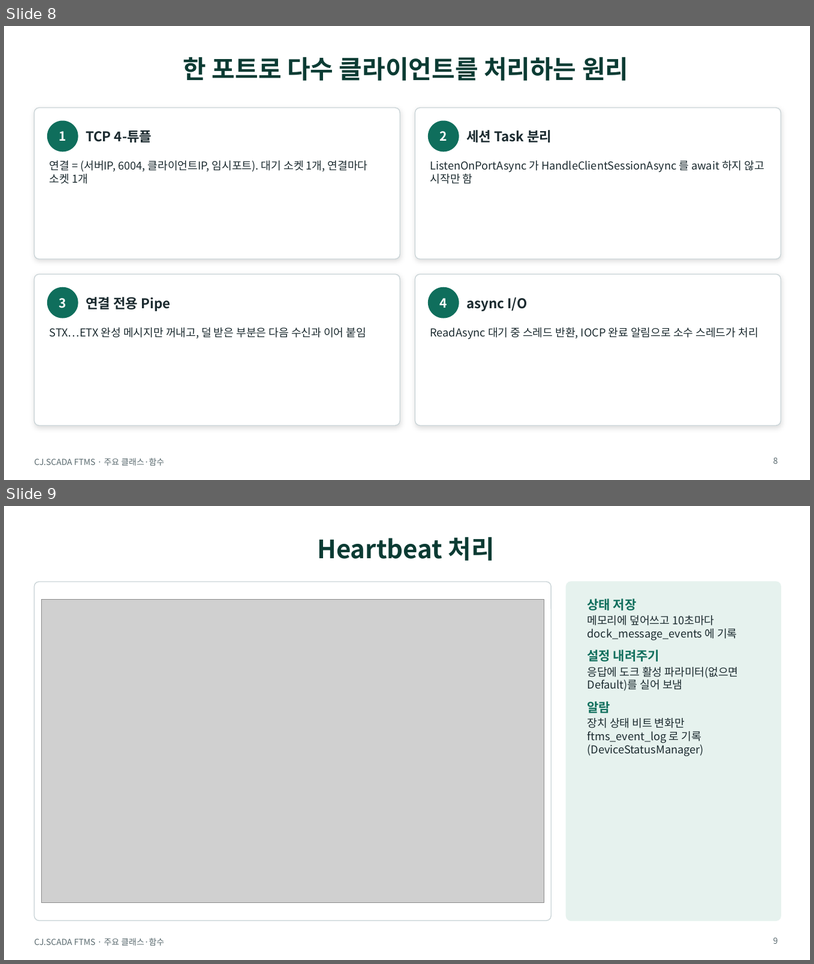
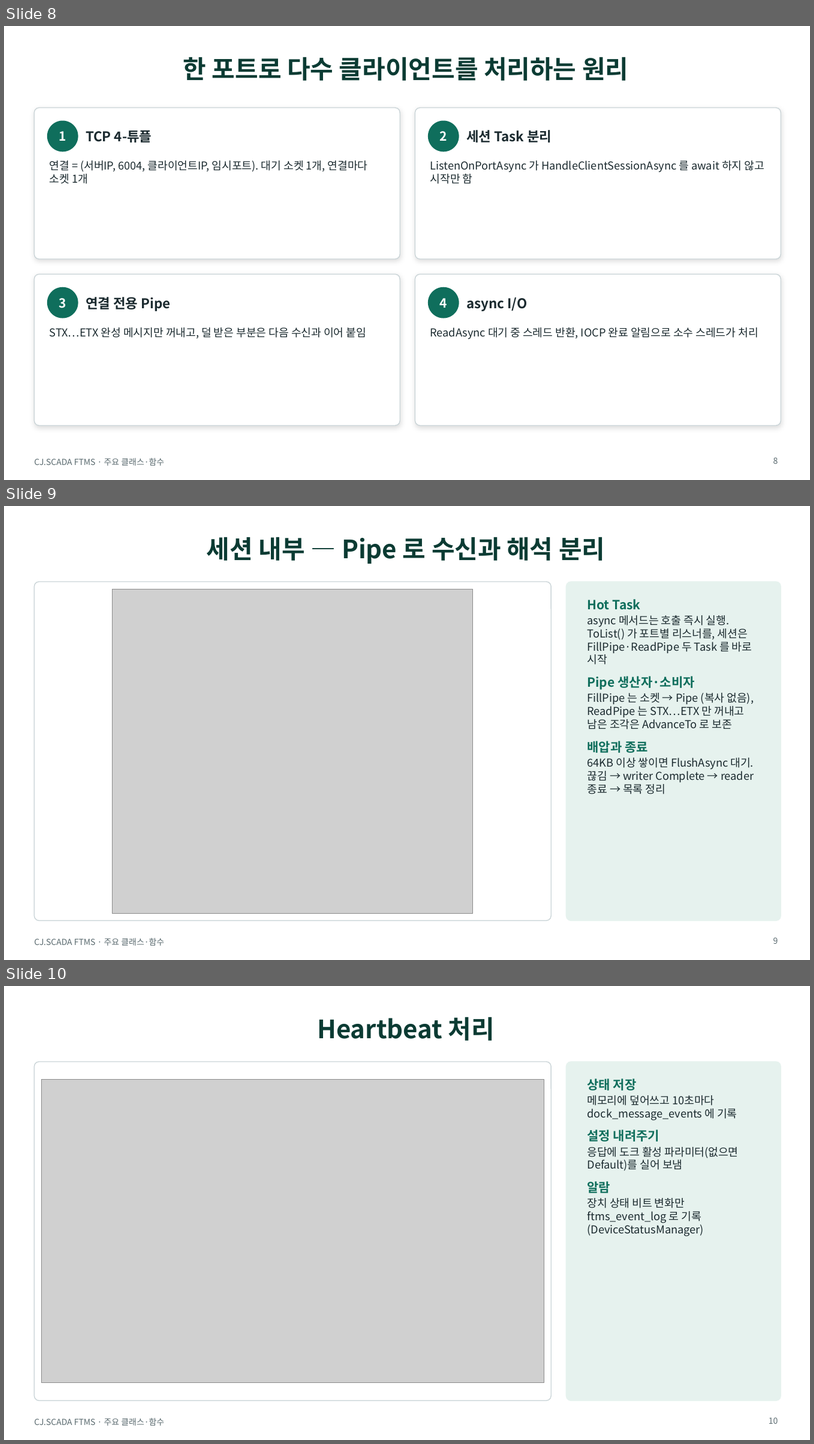
Before and after one commit to JMK8864/-, a slide deck: docs/04_주요클래스-함수-발표.pptx. Shown one above the other, each under a label of ours: slides 8 and 9 before the commit, slides 8, 9 and 10 after it. The pictures are 814x964 and 814x1444 pixels, drawn with LibreOffice and Linux fonts; fonts in the diff are those of the drawing; grey boxes stand for pictures. Boxes give left, top, right and bottom in pixels: in the first picture for what was removed or moved away, otherwise in the second. Text is boxed around its words. In the diff, an @@ line names an element or a change of style, - is before the commit and + after.

```diff
--- a/docs/04_주요클래스-함수-발표.pptx
+++ b/docs/04_주요클래스-함수-발표.pptx
@@ slide 9 added at [4, 506, 810, 960], background #FFFFFF; not listed: 1 template element that a slide beside it also shows @@
@@ title added at [207, 537, 605, 564], 30 pt, text #0B3B33, bold @@
+세션 내부 — Pipe 로 수신과 해석 분리
@@ rounded rectangle added at [34, 582, 551, 921], fill #FFFFFF, outline #CBD5D8 1 pt @@
@@ picture added at [112, 589, 473, 913] @@
@@ rounded rectangle added at [567, 582, 782, 921], fill #E6F2EE, outline #E6F2EE 1 pt @@
@@ text added at [588, 599, 755, 794], 13 pt, text #1B2A2F @@
+Hot Task
+async 메서드는 호출 즉시 실행. ToList() 가 포트별 리스너를, 세션은 FillPipe·ReadPipe 두 Task 를 바로 시작
+Pipe 생산자·소비자
+FillPipe 는 소켓 → Pipe (복사 없음), ReadPipe 는 STX…ETX 만 꺼내고 남은 조각은 AdvanceTo 로 보존
+배압과 종료
+64KB 이상 쌓이면 FlushAsync 대기. 끊김 → writer Complete → reader 종료 → 목록 정리
@@ page number added at [774, 937, 779, 943], 10 pt, text #5B6B70 @@
+9
@@ what was slide 9 is now slide 10 @@
@@ page number at [769, 1417, 779, 1423]: text changed @@
-9
+10
```
Also in this commit, not shown: 1 other slide added, 7 other files.
